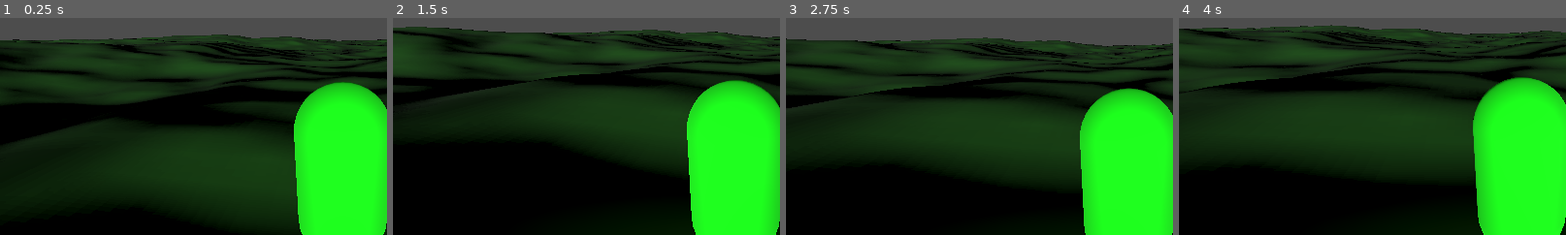
Above: before the commit, frames 1-4 (left to right).
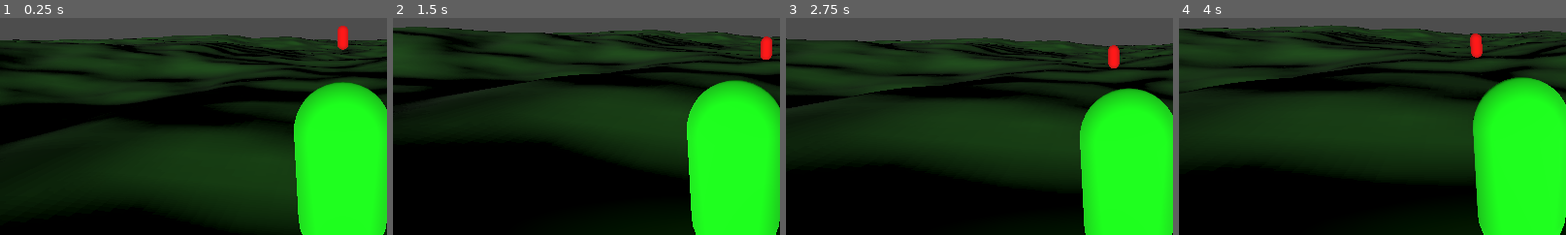
Above: after the commit, the same moments.

Repository: Qnbie/Gateway-Genesis
Game: Godot game, scene res://test_scene.tscn
Two runs of this game, one before a commit and one after it. Both use one fixed random seed, a clock stepped at 60 frames per second and the inputs below.
Inputs (mouse positions are % of the whole screen's width and height, from its top left):
- Up to frame 1 (0.25 s): no input
- Up to frame 2 (1.5 s): tap Enter (ui_accept) at 0.5, 0.77, 1.25 s; move the mouse to (55, 50) at 0.52 s; hold Space (god_mode_up) from 0.53 s (still down); tap G (god_mode_toggle) at 0.6, 1.35 s; click (55, 50) at 0.67 s; move the mouse to (45, 50) at 1.27 s
- Up to frame 3 (2.75 s): keep holding Space (god_mode_up); tap Enter (ui_accept) at 1.52, 2 s; move the mouse to (52, 48) at 2.02 s; tap G (god_mode_toggle) at 2.1 s
- Up to frame 4 (4 s): keep holding Space (god_mode_up); tap Enter (ui_accept) at 2.75, 3.02, 3.5, 3.77 s; move the mouse to (49, 52) at 2.77 s; tap G (god_mode_toggle) at 2.85, 3.6 s; click (49, 52) at 2.92 s; move the mouse to (57, 51) at 3.52 s
The pictures show only the part of the screen within x 6-56%, y 25-75%; the shares and areas given below are measured in that part.

The runs differ from the first frame. In frame 1, 0.3% of the frame differs, in the area x 87-90%, y 3-15%; in frame 2, 0.3%; in frame 3, 0.3%; in frame 4, 0.3%, in the area x 75-79%, y 7-19%.

Commit message:
Add test scene with 2 npc and separate colliders

Diff:
--- a/GatewayGenesis/heightmap_terrain/collisionmap/collisionmap.gd
+++ b/GatewayGenesis/heightmap_terrain/collisionmap/collisionmap.gd
@@ -7,8 +7,8 @@
 @onready var snap = Vector3.ONE * template_mesh.size.x/2
 
 func _ready():
+
 	update_shape()
-
 
 func _physics_process(delta):
 	var player_rounded_position = physics_body.global_position.snapped(snap) * Vector3(1,0,1)
@@ -17,6 +17,7 @@
 		update_shape()
 
 func update_shape():
+	print("Update shape for " + name)
 	for i in faces.size():
 		var global_vert = faces[i] + global_position
 		faces[i].y = Heightmap.get_height(global_vert.x,global_vert.z)
--- a/GatewayGenesis/heightmap_terrain/collisionmap/collisionmap.tscn
+++ b/GatewayGenesis/heightmap_terrain/collisionmap/collisionmap.tscn
@@ -2,14 +2,15 @@
 
 [ext_resource type="Script" path="res://heightmap_terrain/collisionmap/collisionmap.gd" id="1_rd617"]
 
-[sub_resource type="ConcavePolygonShape3D" id="ConcavePolygonShape3D_hn526"]
+[sub_resource type="ConcavePolygonShape3D" id="ConcavePolygonShape3D_fdfxn"]
 
-[sub_resource type="PlaneMesh" id="PlaneMesh_rc1sf"]
-size = Vector2(32, 32)
-subdivide_width = 31
-subdivide_depth = 31
+[sub_resource type="PlaneMesh" id="PlaneMesh_0vh6q"]
+size = Vector2(10, 10)
+subdivide_width = 10
+subdivide_depth = 10
 
 [node name="Collisionmap" type="CollisionShape3D"]
-shape = SubResource("ConcavePolygonShape3D_hn526")
+shape = SubResource("ConcavePolygonShape3D_fdfxn")
 script = ExtResource("1_rd617")
-template_mesh = SubResource("PlaneMesh_rc1sf")
+template_mesh = SubResource("PlaneMesh_0vh6q")
+metadata/_edit_pinned_properties_ = [&"template_mesh"]
--- /dev/null
+++ b/GatewayGenesis/test_character/test_npc.gd
@@ -0,0 +1,14 @@
+extends CharacterBody3D
+
+
+const SPEED = 5.0
+
+# Get the gravity from the project settings to be synced with RigidBody nodes.
+var gravity = ProjectSettings.get_setting("physics/3d/default_gravity")
+
+func _physics_process(delta):
+	# Add the gravity.
+	if not is_on_floor():
+		velocity.y -= gravity * delta
+
+	move_and_slide()
--- /dev/null
+++ b/GatewayGenesis/test_character/test_npc.tscn
@@ -0,0 +1,22 @@
+[gd_scene load_steps=5 format=3 uid="uid://c1y4wcrfbfswi"]
+
+[ext_resource type="Script" path="res://test_character/test_npc.gd" id="1_ddo4l"]
+
+[sub_resource type="CapsuleShape3D" id="CapsuleShape3D_b0eqp"]
+
+[sub_resource type="StandardMaterial3D" id="StandardMaterial3D_64whf"]
+albedo_color = Color(1, 0, 0, 1)
+
+[sub_resource type="CapsuleMesh" id="CapsuleMesh_a4e33"]
+
+[node name="TestNpc" type="CharacterBody3D"]
+script = ExtResource("1_ddo4l")
+
+[node name="CollisionShape3d" type="CollisionShape3D" parent="."]
+transform = Transform3D(1, 0, 0, 0, 1, 0, 0, 0, 1, 0, 1, 0)
+shape = SubResource("CapsuleShape3D_b0eqp")
+
+[node name="MeshInstance3d" type="MeshInstance3D" parent="."]
+transform = Transform3D(1, 0, 0, 0, 1, 0, 0, 0, 1, 0, 1, 0)
+material_override = SubResource("StandardMaterial3D_64whf")
+mesh = SubResource("CapsuleMesh_a4e33")
--- a/GatewayGenesis/test_character/test_player.gd
+++ b/GatewayGenesis/test_character/test_player.gd
@@ -33,7 +33,7 @@
 			velocity.y = SPEED
 		if Input.is_action_just_pressed("god_mode_down"):
 			velocity.y = SPEED * -1
-		if Input.is_action_just_released("god_mode_up") || Input.is_action_just_released("god_mod_down"):
+		if Input.is_action_just_released("god_mode_up") || Input.is_action_just_released("god_mode_down"):
 			velocity.y = 0
 	else:
 		# Add the gravity.
--- a/GatewayGenesis/test_scene.tscn
+++ b/GatewayGenesis/test_scene.tscn
@@ -1,26 +1,41 @@
-[gd_scene load_steps=5 format=3 uid="uid://c5i423flllsbb"]
+[gd_scene load_steps=8 format=3 uid="uid://c5i423flllsbb"]
 
 [ext_resource type="PackedScene" uid="uid://bu3vtmwnoul1u" path="res://test_character/test_player.tscn" id="1_ltpxc"]
 [ext_resource type="PackedScene" uid="uid://cl83dbc272gjk" path="res://heightmap_terrain/clipmap/clipmap.tscn" id="2_tpuik"]
 [ext_resource type="PackedScene" uid="uid://c7xublrnupds4" path="res://heightmap_terrain/collisionmap/collisionmap.tscn" id="3_mt7pj"]
+[ext_resource type="PackedScene" uid="uid://c1y4wcrfbfswi" path="res://test_character/test_npc.tscn" id="4_mlad7"]
+[ext_resource type="Script" path="res://test_character/test_npc.gd" id="5_3tqky"]
 
-[sub_resource type="PlaneMesh" id="PlaneMesh_j57gt"]
-size = Vector2(16, 16)
-subdivide_width = 16
-subdivide_depth = 16
+[sub_resource type="ConcavePolygonShape3D" id="ConcavePolygonShape3D_fe4qa"]
+
+[sub_resource type="ConcavePolygonShape3D" id="ConcavePolygonShape3D_r7drx"]
 
 [node name="TestScene" type="Node3D"]
+
+[node name="StaticBody3D" type="StaticBody3D" parent="."]
+
+[node name="Clipmap" parent="StaticBody3D" node_paths=PackedStringArray("player_character") instance=ExtResource("2_tpuik")]
+player_character = NodePath("../../TestPlayer")
+
+[node name="Collisionmap" parent="StaticBody3D" node_paths=PackedStringArray("physics_body") instance=ExtResource("3_mt7pj")]
+physics_body = NodePath("../../TestPlayer")
+
+[node name="Collisionmap2" parent="StaticBody3D" node_paths=PackedStringArray("physics_body") instance=ExtResource("3_mt7pj")]
+shape = SubResource("ConcavePolygonShape3D_fe4qa")
+physics_body = NodePath("../../TestNpc")
+
+[node name="Collisionmap3" parent="StaticBody3D" node_paths=PackedStringArray("physics_body") instance=ExtResource("3_mt7pj")]
+shape = SubResource("ConcavePolygonShape3D_r7drx")
+physics_body = NodePath("../../TestNpc2")
+
+[node name="DirectionalLight3D" type="DirectionalLight3D" parent="."]
 
 [node name="TestPlayer" parent="." instance=ExtResource("1_ltpxc")]
 transform = Transform3D(1, 0, 0, 0, 1, 0, 0, 0, 1, 0, 4.33292, 0)
 
-[node name="StaticBody3D" type="StaticBody3D" parent="."]
+[node name="TestNpc" parent="." instance=ExtResource("4_mlad7")]
+transform = Transform3D(1, 0, 0, 0, 1, 0, 0, 0, 1, 0, 5.82808, -22.9022)
+script = ExtResource("5_3tqky")
 
-[node name="Collisionmap" parent="StaticBody3D" node_paths=PackedStringArray("physics_body") instance=ExtResource("3_mt7pj")]
-physics_body = NodePath("../../TestPlayer")
-template_mesh = SubResource("PlaneMesh_j57gt")
-
-[node name="Clipmap" parent="StaticBody3D" node_paths=PackedStringArray("player_character") instance=ExtResource("2_tpuik")]
-player_character = NodePath("../../TestPlayer")
-
-[node name="DirectionalLight3D" type="DirectionalLight3D" parent="."]
+[node name="TestNpc2" parent="." instance=ExtResource("4_mlad7")]
+transform = Transform3D(1, 0, 0, 0, 1, 0, 0, 0, 1, 0, 3.21835, 22.947)
Not shown, changed: GatewayGenesisDoc/.obsidian/workspace.json
